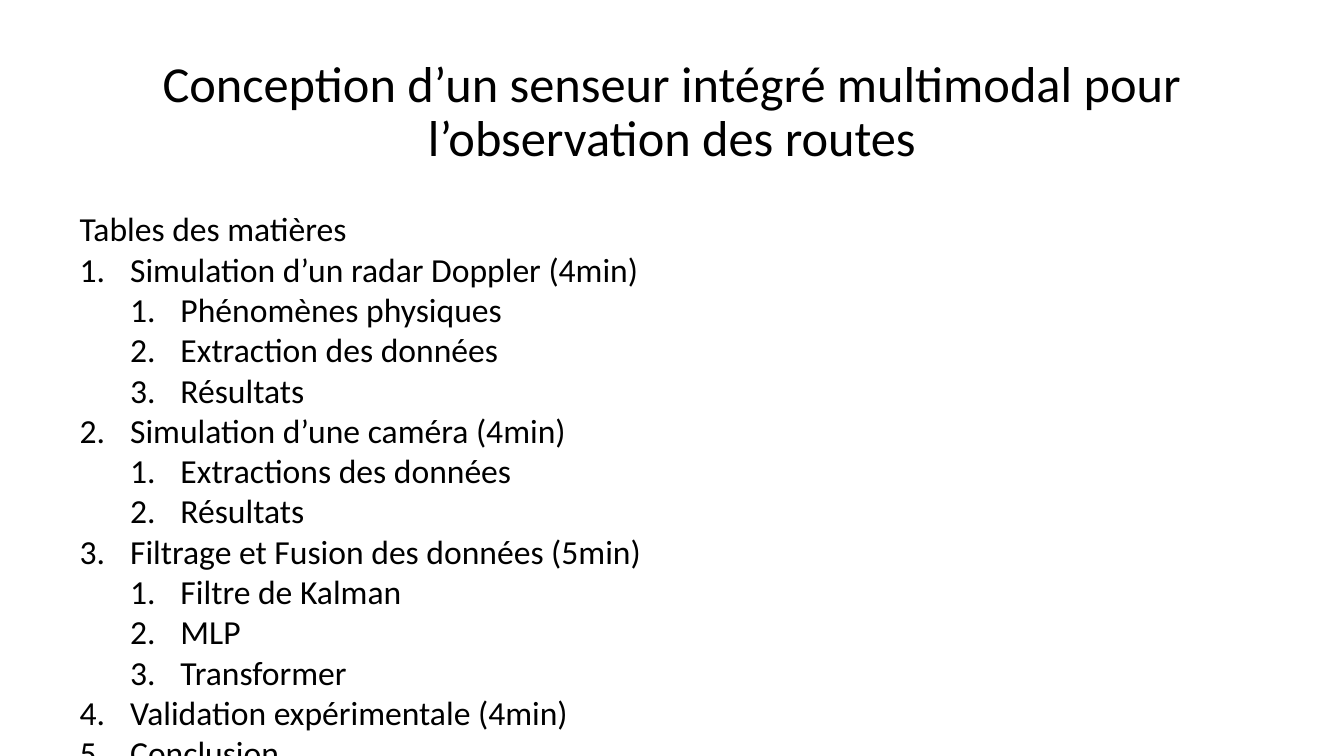
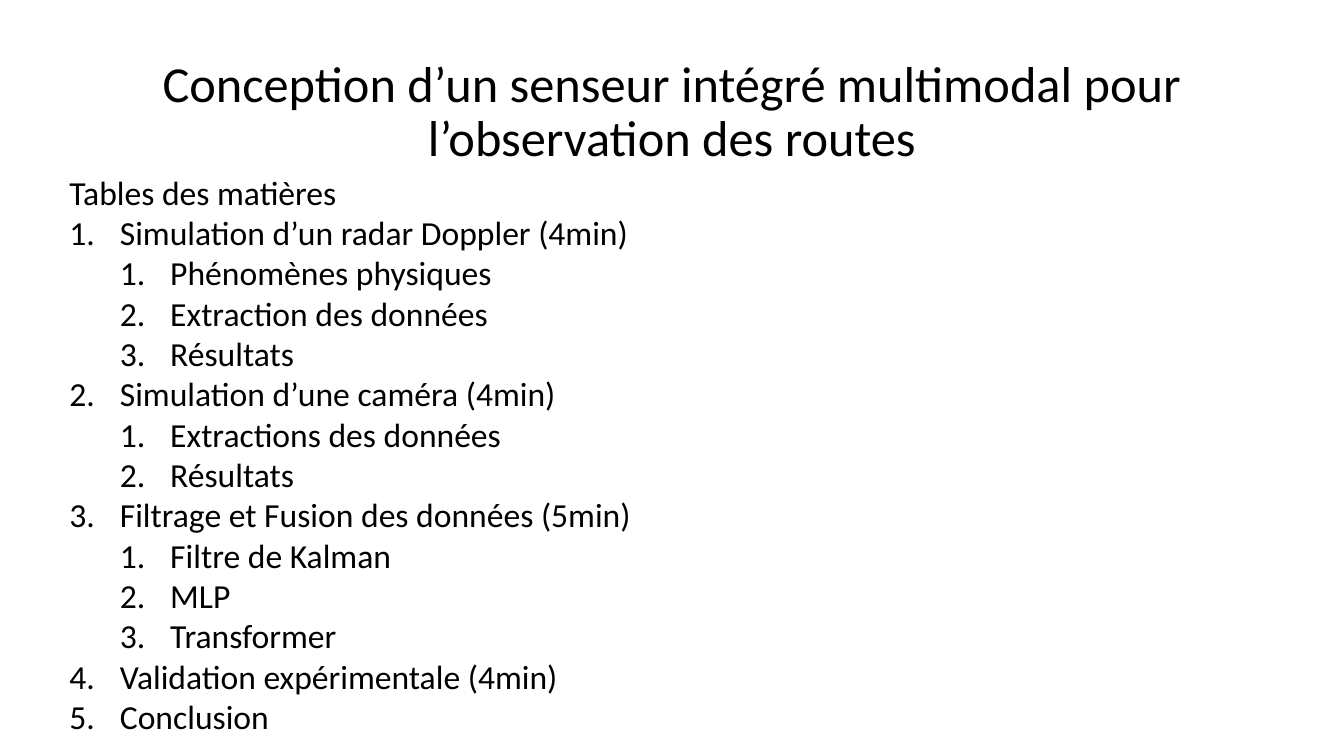
Before and after one commit to grotsartdehe/TFE, a slide deck: slide 2 of Presentation/Slides_TFE.pptx. Drawn at 1344x756 pixels with LibreOffice and Linux fonts; fonts in the diff are those of the drawing. Boxes give left, top, right and bottom in pixels: in the first picture for what was removed or moved away, otherwise in the second. Text is boxed around its words. In the diff, an @@ line names an element or a change of style, - is before the commit and + after.

```diff
--- a/Presentation/Slides_TFE.pptx
+++ b/Presentation/Slides_TFE.pptx
@@ text "Tables des matières" rewrapped from (80, 217, 641, 731) to (69, 181, 631, 730) @@
```
Also in this commit, not shown: 2 other slides changed, 4 slides added, 1 slide removed, 4 other files.
